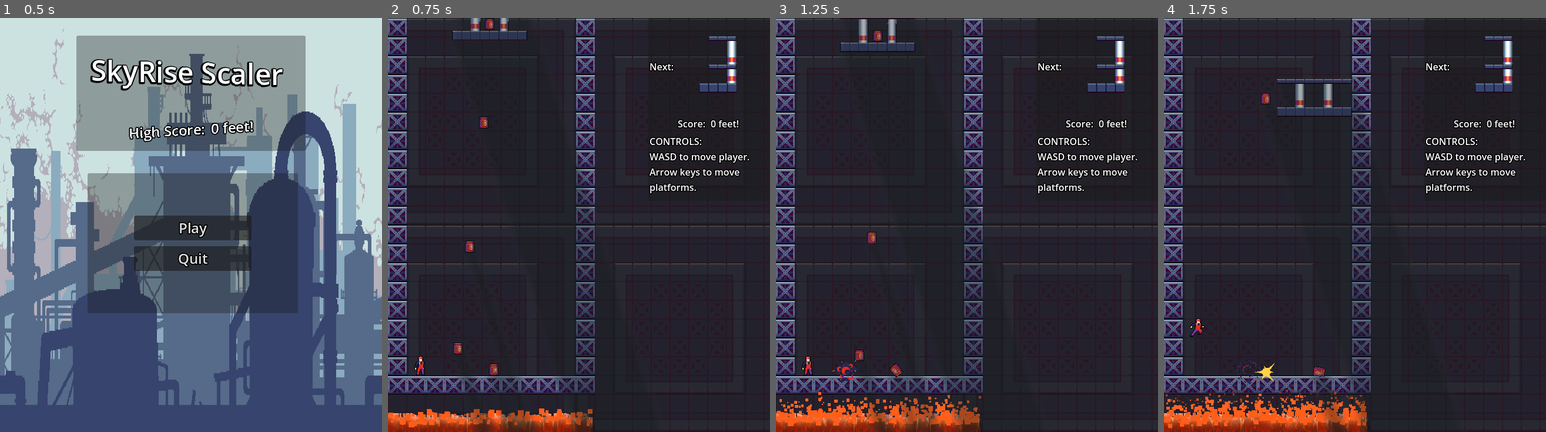
Above: before the commit, frames 1-4 (left to right).
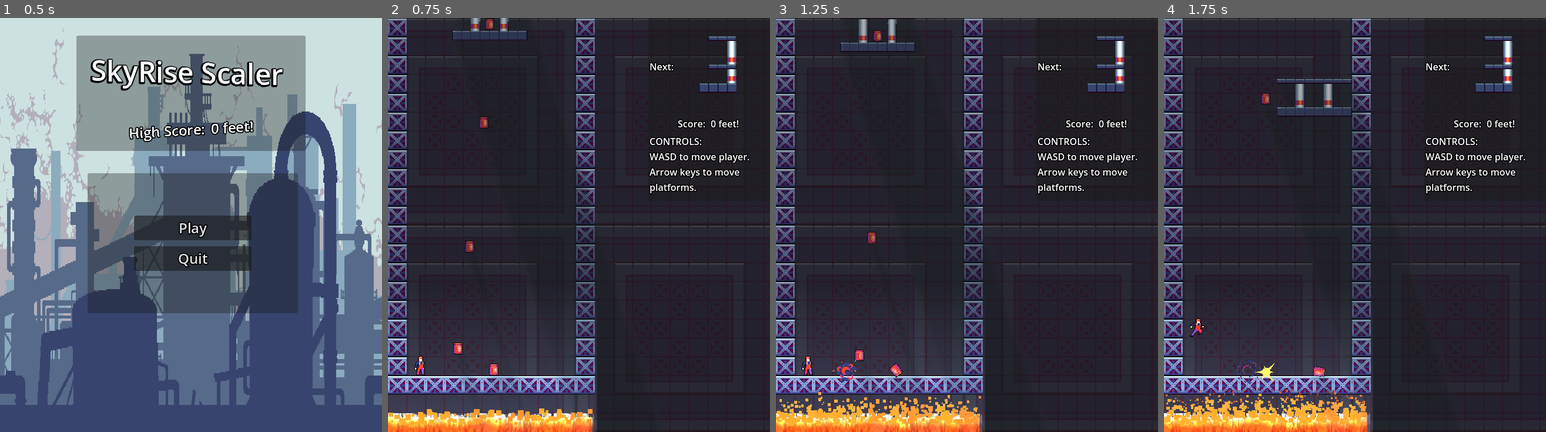
Above: after the commit, the same moments.

Repository: RexShipton/SkyRise-Scaler
Game: Godot game, scene res://scenes/main_menu.tscn
The game is run twice, just before and just after one commit, with the same random seed, the same clock (stepped at 60 frames per second) and the same inputs. Sound files missing from this copy of the repository are replaced by a short silence.
Inputs (mouse positions are in pixels of both pictures, inside the frame that each line leads up to):
- Up to frame 1 (0.5 s): no input
- Up to frame 2 (0.75 s): click "Play" at 0.5 s
- Up to frame 3 (1.25 s): no input
- Up to frame 4 (1.75 s): move the mouse to (1439, 204) at 1.27 s; hold Right (block_right) from 1.28 s (still down); hold Down (block_fast_fall) from 1.28 s (still down); tap W (character_jump) at 1.52 s

Frame 1 is identical in both runs. In frame 2, 9.5% of the frame differs, in the area x 0-55%, y 70-100%; in frame 3, 9.5%; in frame 4, 9.5%.

Commit message:
added bottom lighting

Diff:
--- a/new-game-project/scenes/player.tscn
+++ b/new-game-project/scenes/player.tscn
@@ -8,9 +8,8 @@
 [ext_resource type="AudioStream" uid="uid://b68rsu4ax6mdp" path="res://sounds/jump.wav" id="6_0r8sh"]
 [ext_resource type="AudioStream" uid="uid://ofydyqso12vq" path="res://sounds/lose.wav" id="6_1cuf2"]
 
-[sub_resource type="CapsuleShape2D" id="CapsuleShape2D_rams7"]
-radius = 8.0
-height = 32.0
+[sub_resource type="RectangleShape2D" id="RectangleShape2D_a4y10"]
+size = Vector2(14, 32)
 
 [sub_resource type="AtlasTexture" id="AtlasTexture_s5mcr"]
 atlas = ExtResource("4_npoeq")
@@ -360,8 +359,8 @@
 script = ExtResource("1_ui1eo")
 
 [node name="CollisionShape2D" type="CollisionShape2D" parent="."]
-position = Vector2(-2, -16)
-shape = SubResource("CapsuleShape2D_rams7")
+position = Vector2(-1, -16)
+shape = SubResource("RectangleShape2D_a4y10")
 
 [node name="AnimatedSprite2D" type="AnimatedSprite2D" parent="."]
 position = Vector2(9, -24)
--- a/new-game-project/world.tscn
+++ b/new-game-project/world.tscn
@@ -21,6 +21,12 @@
 
 [sub_resource type="RectangleShape2D" id="RectangleShape2D_hgluf"]
 size = Vector2(278, 116)
+
+[sub_resource type="Gradient" id="Gradient_dmh4l"]
+
+[sub_resource type="GradientTexture2D" id="GradientTexture2D_hdww1"]
+gradient = SubResource("Gradient_dmh4l")
+fill_from = Vector2(0, 0.030581)
 
 [node name="World" type="Node2D"]
 script = ExtResource("1_novwx")
@@ -147,6 +153,12 @@
 [node name="FireNode6" parent="." instance=ExtResource("9_yisvt")]
 position = Vector2(315, 682)
 
+[node name="PointLight2D" type="PointLight2D" parent="."]
+position = Vector2(174.369, 579.323)
+rotation = 1.5708
+scale = Vector2(4.17741, 5.6887)
+texture = SubResource("GradientTexture2D_hdww1")
+
 [connection signal="game_over" from="." to="MapLooper" method="deActivate"]
 [connection signal="game_over" from="." to="HUD" method="game_over"]
 [connection signal="next_piece_picked" from="." to="HUD" method="update_tile"]
Not shown: 1 places in new-game-project/world.tscn that only renumber resources
